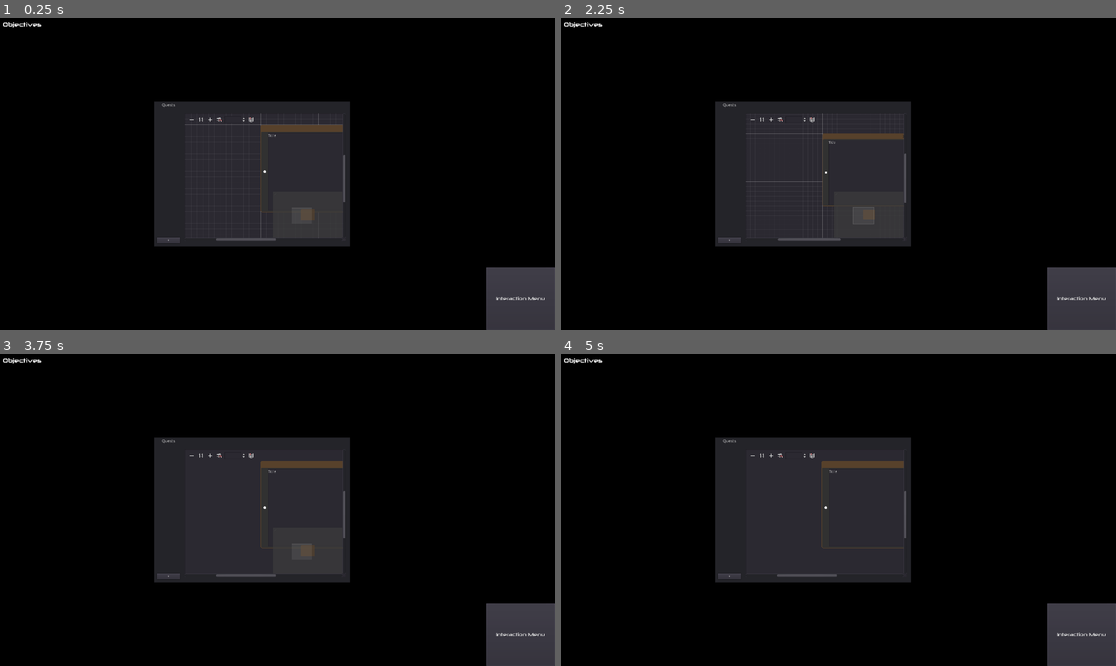
Above: before the commit, frames 1-4 (two rows, left to right).
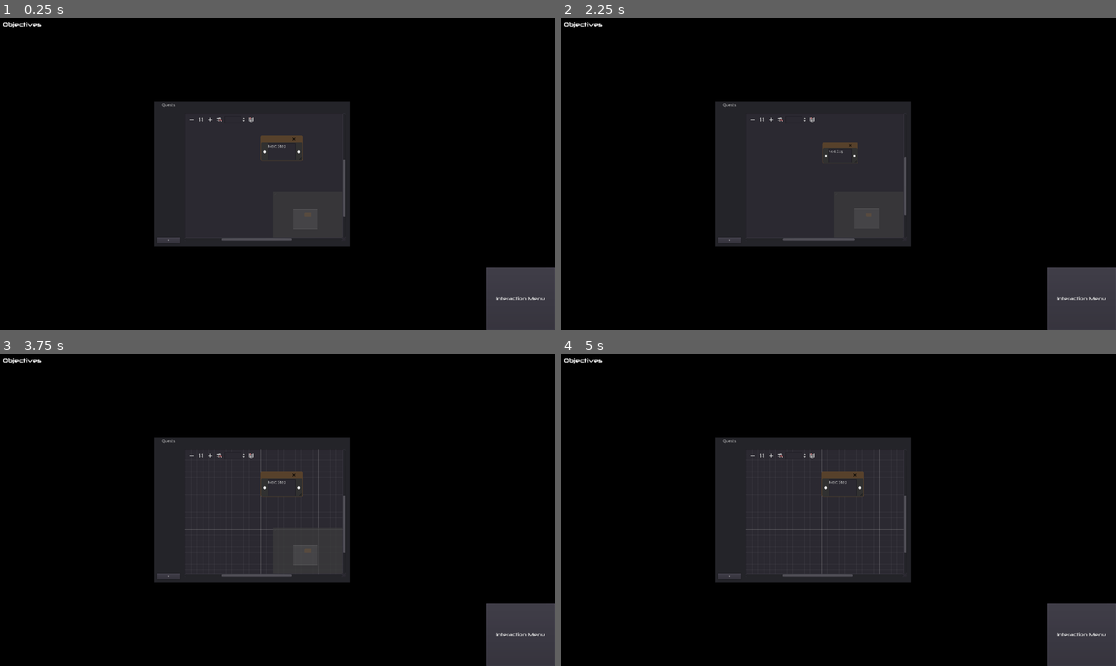
Above: after the commit, the same moments.

Repository: Thorqs/RLQuest
Game: Godot game, scene res://Control.tscn
Same seed, same stepped clock (60 frames per second), same inputs: the game is played once before the commit and once after it.
Inputs (mouse positions are in pixels of both pictures, inside the frame that each line leads up to):
- Up to frame 1 (0.25 s): no input
- Up to frame 2 (2.25 s): click "+" at 0.5 s; click (622, 33) at 1.25 s; click (755, 120) at 2 s
- Up to frame 3 (3.75 s): click (210, 456) at 2.75 s; click (222, 456) at 3.5 s
- Up to frame 4 (5 s): click (810, 456) at 4.25 s

The runs differ from the first frame. In frame 1, 0.7% of the frame differs, in the area x 33-63%, y 30-72%; in frame 2, 0.6%; in frame 3, 0.7%; in frame 4, 0.8%.

Commit message:
Basic saving error corrected

Diff:
--- a/Control.tscn
+++ b/Control.tscn
@@ -139,12 +139,18 @@
 [node name="questHeader" type="Label" parent="Journal"]
 margin_left = 105.0
 margin_top = 5.0
-margin_right = 495.0
-margin_bottom = 19.0
+margin_right = 647.0
+margin_bottom = 28.0
+__meta__ = {
+"_edit_use_anchors_": false
+}
 
 [node name="QuestGraph" parent="Journal" instance=ExtResource( 3 )]
 margin_left = 106.0
 margin_top = 40.0
 margin_right = 664.0
 margin_bottom = 483.0
+size_flags_horizontal = 3
+size_flags_vertical = 3
+scroll_offset = Vector2( -263, -76.9998 )
 [connection signal="pressed" from="Journal/addButton" to="." method="_on_add_button_pressed"]
--- a/QuestGraph.gd
+++ b/QuestGraph.gd
@@ -33,6 +33,7 @@
 		if c is GraphNode:
 			c.free()
 
+	# Put the nodes on the graph...
 	save_quest.open("res://qname.qst", File.READ)
 	var save_data = parse_json(save_quest.get_line())
 	for node in save_data["nodes"]:
@@ -43,6 +44,7 @@
 		graph_node_instance.set_offset(Vector2(float(node["offset_x"]), float(node["offset_y"])))
 		graph_node_instance.set_data(node["data"])
 
+	# Connect them up..
 	for conn in save_data["connections"]:
 		connect_node(conn["from"], conn["from_port"], conn["to"], conn["to_port"])
 	save_quest.close()
@@ -85,9 +87,5 @@
 	connect_node(from, from_slot, new_node.name, 0)
 	save()
 
-func _on_GraphEdit__end_node_move():
+func _on_QuestGraph__end_node_move():
 	save()
-
-
-func _on_QuestGraph__end_node_move():
-	pass # Replace with function body.
--- a/QuestGraph.tscn
+++ b/QuestGraph.tscn
@@ -10,6 +10,7 @@
 margin_bottom = 667.085
 right_disconnects = true
 scroll_offset = Vector2( -263, -40 )
+use_snap = false
 script = ExtResource( 1 )
 __meta__ = {
 "_edit_use_anchors_": false
@@ -18,8 +19,8 @@
 [node name="questStepNode" parent="." instance=ExtResource( 2 )]
 margin_left = 263.0
 margin_top = 40.0
-margin_right = 634.0
-margin_bottom = 315.0
+margin_right = 409.0
+margin_bottom = 127.0
 mouse_filter = 1
 [connection signal="_end_node_move" from="." to="." method="_on_QuestGraph__end_node_move"]
 [connection signal="connection_request" from="." to="." method="_on_QuestGraph_connection_request"]
--- a/questStepNode.gd
+++ b/questStepNode.gd
@@ -5,7 +5,7 @@
 
 # Called when the node enters the scene tree for the first time.
 func _ready():
-	text_edit.set_custom_minimum_size(Vector2(-1, get_rect().size.y-5))
+	text_edit.set_custom_minimum_size(Vector2(-1, get_rect().size.y-30))
 
 
 # Called every frame. 'delta' is the elapsed time since the previous frame.
@@ -28,7 +28,7 @@
 		rect_size.y = int(new_size.y/snap)*snap
 	else:
 		rect_size = new_size
-	text_edit.set_custom_minimum_size(Vector2(-1, get_rect().size.y-45))
+	text_edit.set_custom_minimum_size(Vector2(-1, get_rect().size.y-30)) # find a better solution
 	get_parent().save()
 
 func _on_TextEdit_focus_entered():
--- a/questStepNode.tres
+++ b/questStepNode.tres
@@ -4,7 +4,7 @@
 content_margin_left = 25.0
 content_margin_right = 25.0
 content_margin_top = 27.0
-content_margin_bottom = 5.0
+content_margin_bottom = 2.0
 bg_color = Color( 0.196078, 0.196078, 0.196078, 1 )
 border_width_left = 2
 border_width_top = 24
--- a/questStepNode.tscn
+++ b/questStepNode.tscn
@@ -20,9 +20,8 @@
 corner_radius_bottom_left = 5
 
 [node name="questStepNode" type="GraphNode"]
-margin_top = -1.98801
-margin_right = 371.0
-margin_bottom = 273.012
+margin_right = 150.0
+margin_bottom = 90.0
 custom_styles/frame = ExtResource( 2 )
 custom_styles/selectedframe = SubResource( 1 )
 custom_constants/port_offset = 14
@@ -43,11 +42,13 @@
 [node name="TextEdit" type="TextEdit" parent="."]
 margin_left = 25.0
 margin_top = 27.0
-margin_right = 346.0
-margin_bottom = 27.0
+margin_right = 125.0
+margin_bottom = 67.0
+rect_min_size = Vector2( 0, 40 )
 size_flags_horizontal = 3
 size_flags_vertical = 3
-text = "Title"
+text = "Next Step"
+wrap_enabled = true
 [connection signal="close_request" from="." to="." method="_on_questStepNode_close_request"]
 [connection signal="resize_request" from="." to="." method="_on_questStepNode_resize_request"]
 [connection signal="focus_entered" from="TextEdit" to="." method="_on_TextEdit_focus_entered"]
Not shown, changed: .gitignore
